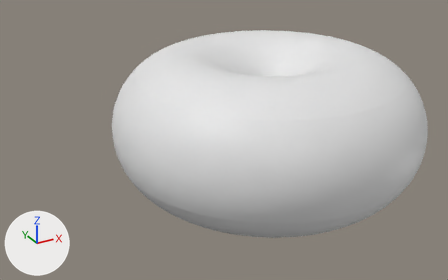
Renders of the Blender file Assets/Prefabs/AlienShip.blend from each side of a commit.
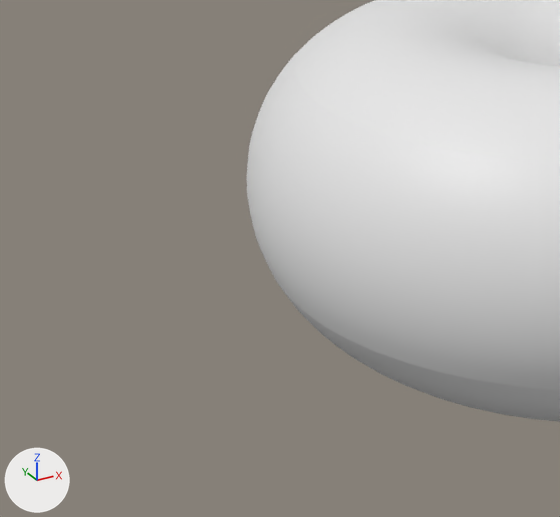
Each version is shown whole from a 50 mm lens placed at (-1.713, -2.628, 1.261), pointed at (-0.258, 0.017, -0.062), then close up on the part from 0% to 57% of the width and 16% to 100% of the height. Lighting does not change. The marker at lower left points along +X, +Y and +Z.

Script lines for the objects in view, before the commit:
```python
me_cylinder = bpy.data.meshes.new('Cylinder')
me_cylinder.from_pydata(...)  # a 32-sided cylinder along z spanning x -1.0..1.0, y -1.0..1.0, z -1.0..2.68
me_torus = bpy.data.meshes.new('Torus')
me_torus.from_pydata(...)  # 5760 vertices, 5644 faces; spans x -0.8..0.8, y -0.8..0.8, z -0.38..0.38
me_torus.polygons.foreach_set('use_smooth', [True] * 5644)
me_torus_002 = bpy.data.meshes.new('Torus.002')
me_torus_002.from_pydata(...)  # 780 vertices, 720 faces; spans x -0.83..0.83, y -0.83..0.83, z -0.16..0.29
me_torus_002.polygons.foreach_set('use_smooth', [True] * 720)
ob_armature = bpy.data.objects.new('Armature', me_torus)
ob_armature.location = (0.0, 0.0, 0.0)
ob_cylinder = bpy.data.objects.new('Cylinder', me_cylinder)
ob_cylinder.location = (0.245, -0.116, -0.137)
ob_cylinder.scale = (0.0364, 0.0364, 0.0364)
ob_window = bpy.data.objects.new('Window', me_torus_002)
ob_window.location = (0.0, 0.0, 0.0)
```
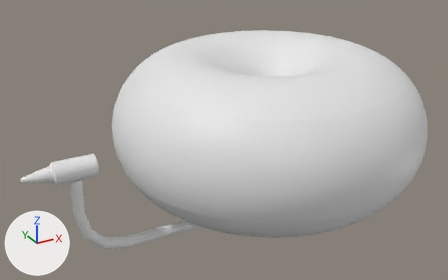
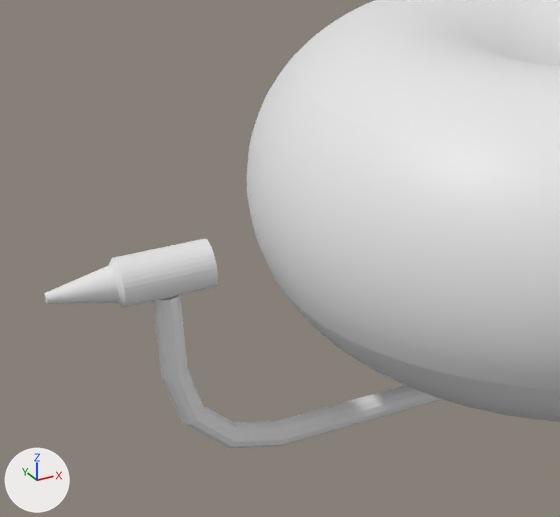
Location of each change, (x1, y1, x2, y2) in pixels of the close-ups (560 x 517 px):
'Vert', added: after (153, 295, 443, 448)
'Cylinder', reshaped, moved, turned, rescaled (not visible before): after (44, 239, 218, 308)

Edits to the bpy script that builds the scene:
```text
Change me_cylinder:
    used by ob_cylinder; location = (0.245, -0.116, -0.137); scale = (0.0364, 0.0364, 0.0364)
    remove me_cylinder.from_pydata(...)  # 64 vertices, 34 faces; spans x -1.0..1.0, y -1.0..1.0, z -1.0..2.68
    add me_cylinder.from_pydata(...)  # 128 vertices, 98 faces; spans x -1.0..1.0, y -1.0..1.0, z -5.47..1.0
    me_cylinder part 1
    96 vertices are added at x -1.0..1.0, y -1.0..1.0, z -5.47..-2.7
    32 new vertices lie (0.0, 0.0, 3.7) away from vertices in x -1.0..1.0, y -1.0..1.0, z -2.7
    98 new faces join them
Add cu_vert:
    cu_vert = bpy.data.curves.new('Vert', 'CURVE')
    cu_vert.dimensions = '3D'
    _sp = cu_vert.splines.new('POLY'); _sp.points.add(9)
    _sp.points.foreach_set('co', [0.0, 0.0, -0.228, 0.0, 0.0, 0.0, -0.45, 0.0, -0.00752, 0.0, -0.478, 0.0, -0.0281, 0.0, -0.499, 0.0, -0.0562, 0.0, -0.507, 0.0, -0.84, 0.0, -0.507, 0.0, -0.954, 0.0, -0.476, 0.0, -1.037, 0.0, -0.393, 0.0, -1.067, 0.0, -0.28, 0.0, -1.067, 0.0, -0.0842, 0.0])
    _sp.order_v = 0
    _sp.resolution_v = 0
    _sp.use_endpoint_u = True
    _sp.use_smooth = False
    cu_vert.bevel_depth = 0.03
    cu_vert.fill_mode = 'FULL'
Change ob_cylinder:
    ob_cylinder.location: (0.245, -0.116, -0.137) -> (-1.02, 0.0, -0.034)
    ob_cylinder.rotation_euler: (0.0, 0.0, 0.0) -> (0.0, 1.571, 0.0)  # degrees (0, 0, 0) -> degrees (0, 90, 0)
    ob_cylinder.scale: (0.0364, 0.0364, 0.0364) -> (0.0536, 0.0536, 0.0536)
Add ob_vert:
    ob_vert = bpy.data.objects.new('Vert', cu_vert)
    ob_vert.location = (0.0, 0.0, 0.0)
```
